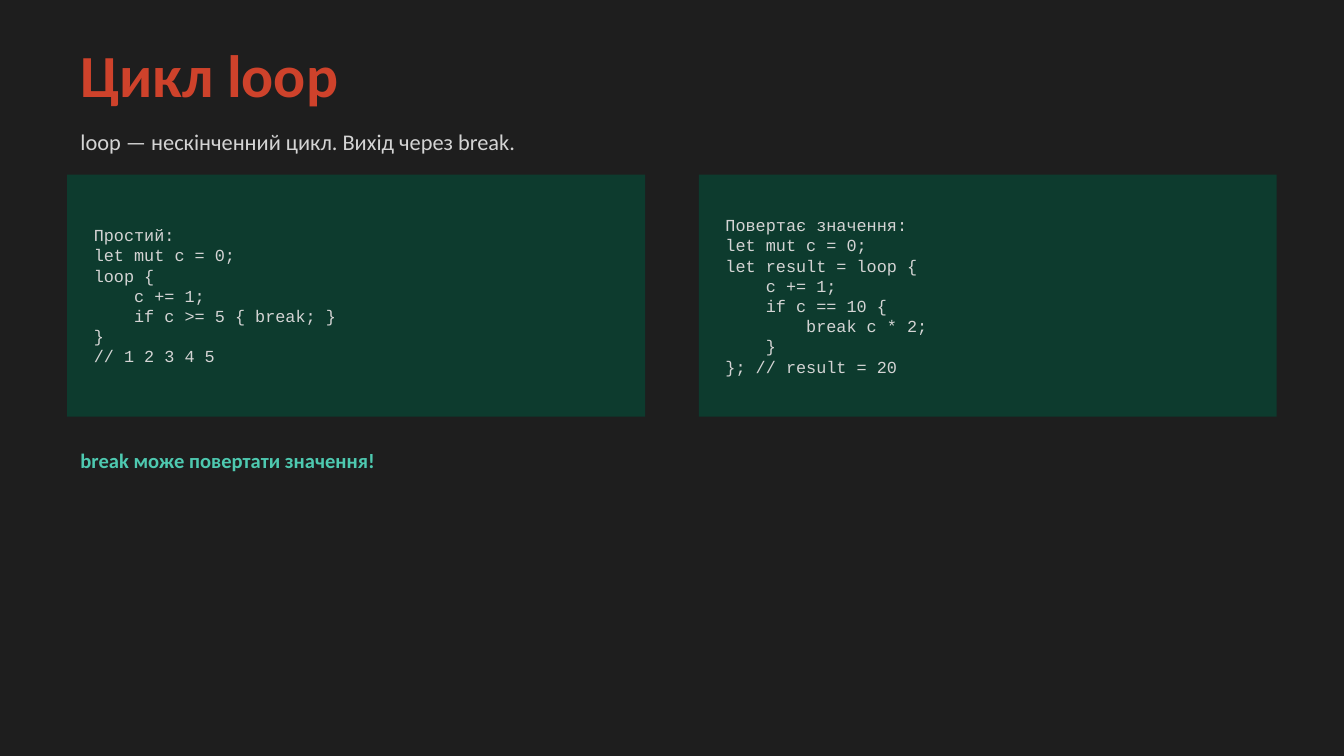
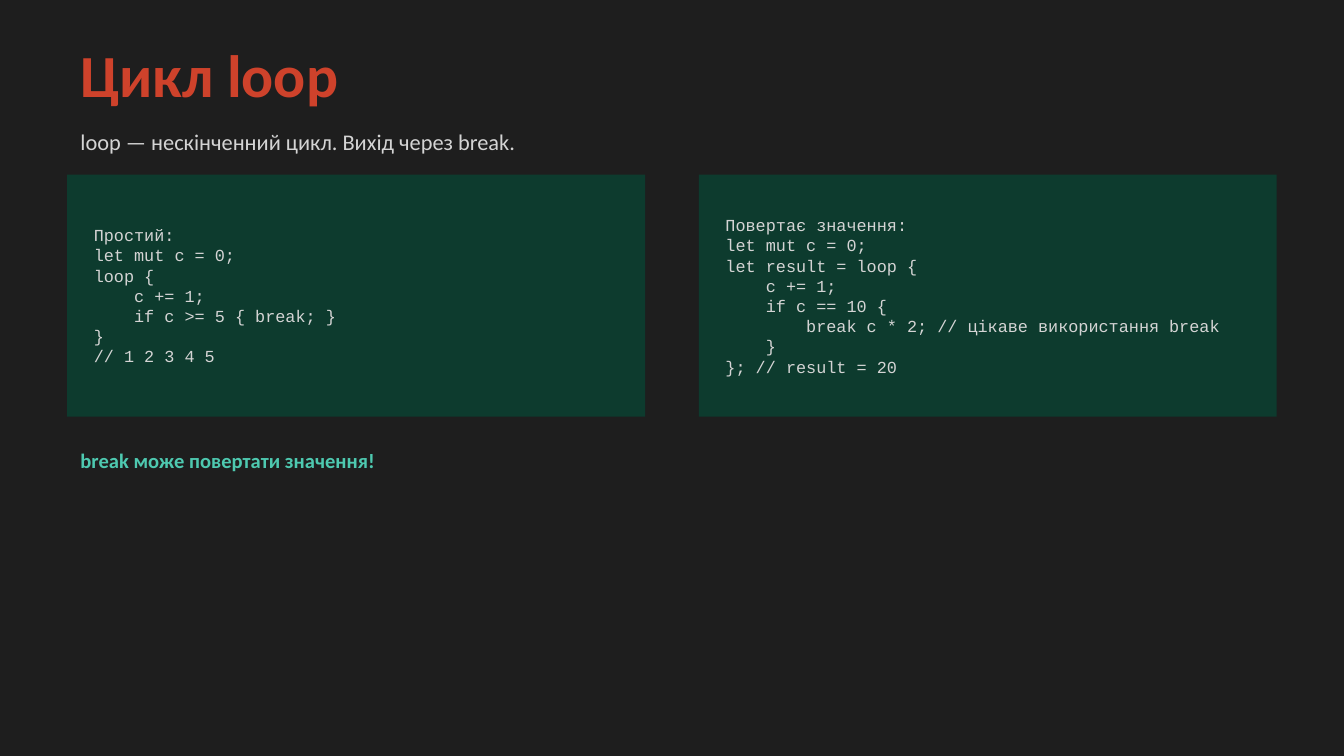
Before and after one commit to oleksiibychkov/rust-mas-textbook, a slide deck: slide 34 of src/lectures/ppt/Лекція_1_Rust.pptx (slide 33 before the commit). Drawn at 1344x756 pixels with LibreOffice and Linux fonts; fonts in the diff are those of the drawing. Boxes give left, top, right and bottom in pixels: in the first picture for what was removed or moved away, otherwise in the second. Text is boxed around its words. In the diff, an @@ line names an element or a change of style, - is before the commit and + after.

```diff
--- a/src/lectures/ppt/Лекція_1_Rust.pptx
+++ b/src/lectures/ppt/Лекція_1_Rust.pptx
@@ text at (806, 320, 1219, 336): text changed @@
-break c * 2;
+break c * 2; // цікаве використання break
```
Also in this commit, not shown: 5 other slides changed, 2 slides added, 1 other file.
